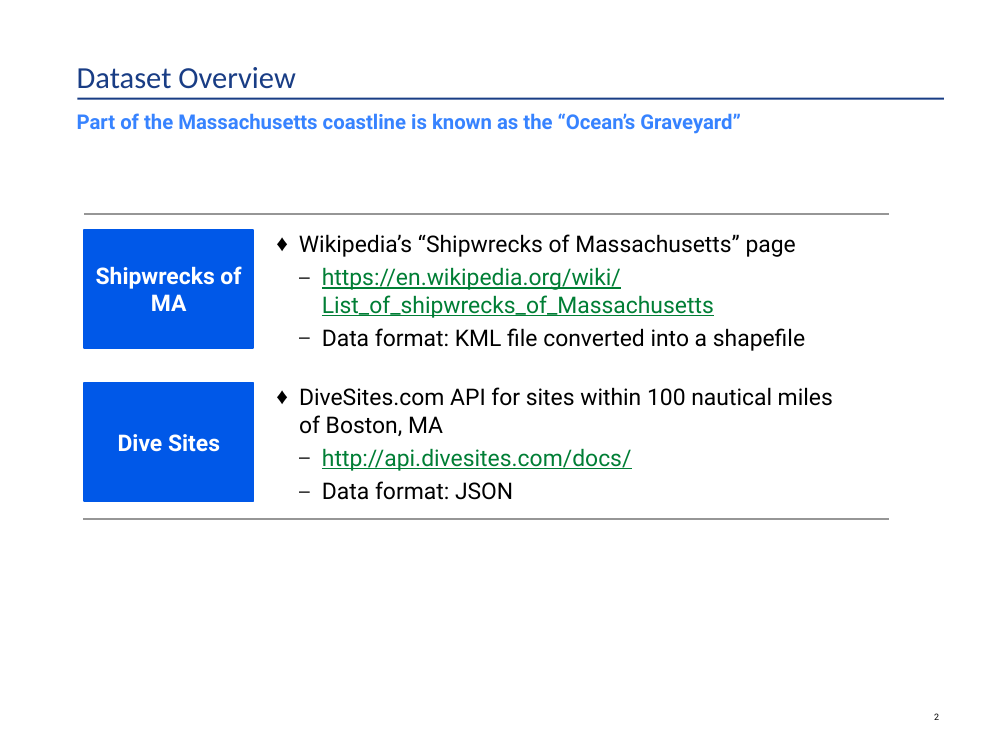
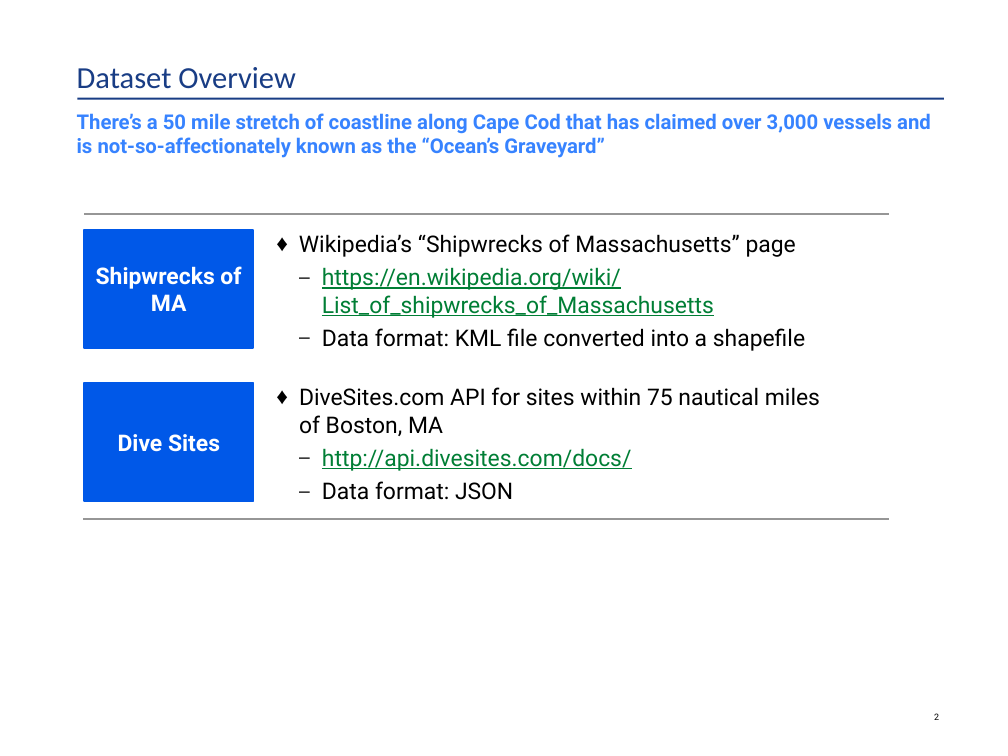
Before and after one commit to HKuz/Geospatial_Overview, a slide deck: slide 3 of BOS-PY_Presentation/OverviewOfUsingGeospatialDataInPython.pptx. Drawn at 1008x756 pixels with LibreOffice and Linux fonts; fonts in the diff are those of the drawing. Boxes give left, top, right and bottom in pixels: in the first picture for what was removed or moved away, otherwise in the second. Text is boxed around its words. In the diff, an @@ line names an element or a change of style, - is before the commit and + after.

```diff
--- a/BOS-PY_Presentation/OverviewOfUsingGeospatialDataInPython.pptx
+++ b/BOS-PY_Presentation/OverviewOfUsingGeospatialDataInPython.pptx
@@ text at (77,113,931,158): text changed @@
-Part of the Massachusetts coastline is known as the “Ocean’s Graveyard”
+There’s a 50 mile stretch of coastline along Cape Cod that has claimed over 3,000 vessels and is not-so-affectionately known as the “Ocean’s Graveyard”
@@ text at (299,387,820,436): text changed @@
-    ♦ DiveSites.com API for sites within 100 nautical miles of Boston, MA
+    ♦ DiveSites.com API for sites within 75 nautical miles of Boston, MA
```
Also in this commit, not shown: 1 other slide changed.
